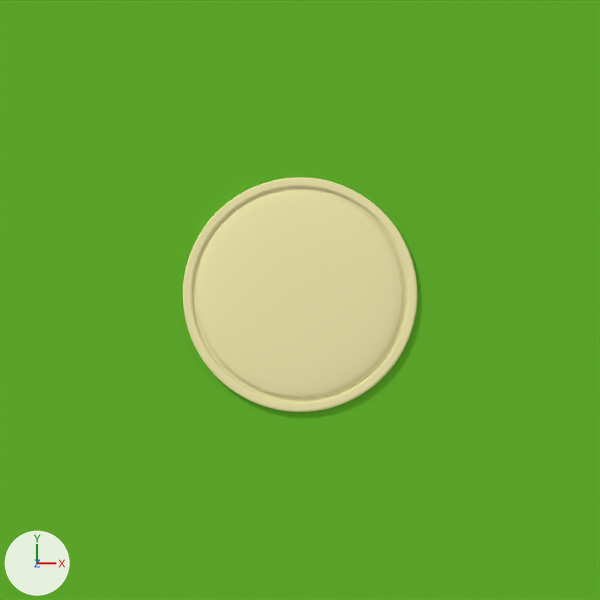
Renders of the Blender file base/pics/hud/ranks.blend from each side of a commit.
Rendered twice from the file's camera 'Camera.001'. Every picture has the same lights, and +X, +Y and +Z are marked at lower left.

Before the edit, the objects in view are built like this:
```python
me_cube_002 = bpy.data.meshes.new('Cube.002')
me_cube_002.from_pydata(...)  # 849 vertices, 832 faces; spans x -0.98..0.98, y -0.93..1.02, z -0.08..0.05
me_cube_002.polygons.foreach_set('use_smooth', [True] * 832)
# faces by material slot: [640, 192]
me_cube_002.materials.append(mat_golddull_earth)  # beige #ede6ac
me_cube_002.materials.append(mat_golddull)  # beige #ede6ac
me_plane = bpy.data.meshes.new('Plane')
me_plane.from_pydata([(2.6, 2.6, 0.0), (2.6, -2.6, 0.0), (-2.6, -2.6, 0.0), (-2.6, 2.6, 0.0)], [], [(0, 3, 2, 1)])
me_plane.materials.append(mat_green_textile)  # green #63b32e
ob_cube_002 = bpy.data.objects.new('Cube.002', me_cube_002)
ob_cube_002.location = (0.0, 0.0, 0.0)
_m = ob_cube_002.modifiers.new('Subsurf', 'SUBSURF')
ob_plane = bpy.data.objects.new('Plane', me_plane)
ob_plane.location = (0.0, 0.0, -0.06)
```
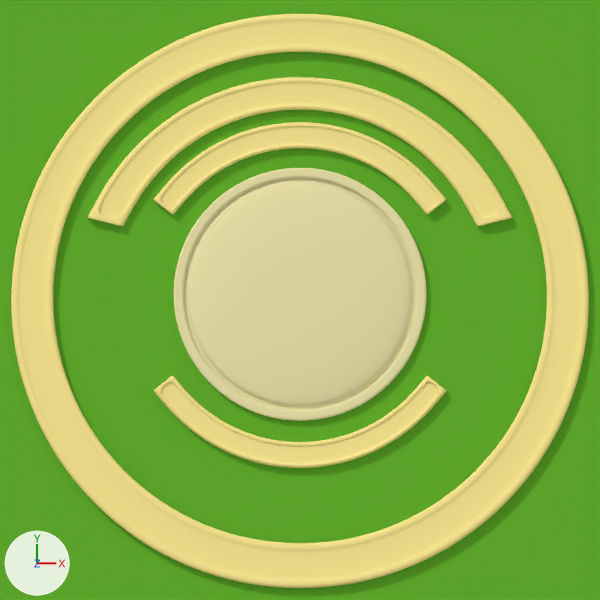
What differs and where, as boxes [x1, y1, x2, y2] in the pictures (600 x 600 px):
'arcs', added (yellow): after [11, 14, 589, 588]
'Cube.002', rescaled (8% wider, 8% taller): before [183, 177, 417, 412]; after [174, 168, 426, 421]

The change, as a list of edits to the scene's bpy script:
```text
Add mat_gold_textile_001:
    mat_gold_textile_001 = diffuse_material('gold_Textile.001')
    mat_gold_textile_001.base_color = (1.0, 0.837, 0.294)  # yellow #ffec94
Add me_arcs:
    me_arcs.from_pydata(...)  # 350 vertices, 324 faces; spans x -2.25..0.0, y -2.24..2.23, z -0.11..0.01
    me_arcs.polygons.foreach_set('use_smooth', [True] * 324)
    me_arcs.materials.append(mat_gold_textile_001)  # yellow #ffec94
Change ob_cube_002:
    ob_cube_002.scale: (1.0, 1.0, 1.0) -> (1.08, 1.08, 1.08)
Add ob_arcs:
    ob_arcs = bpy.data.objects.new('arcs', me_arcs)
    ob_arcs.location = (0.0, 0.0, 0.0)
    ob_arcs.scale = (1.08, 1.08, 1.08)
    _m = ob_arcs.modifiers.new('Mirror', 'MIRROR')
    _m.use_clip = True
    _m.merge_threshold = 0.1
    _m = ob_arcs.modifiers.new('Subsurf', 'SUBSURF')
    _m.levels = 3
```
